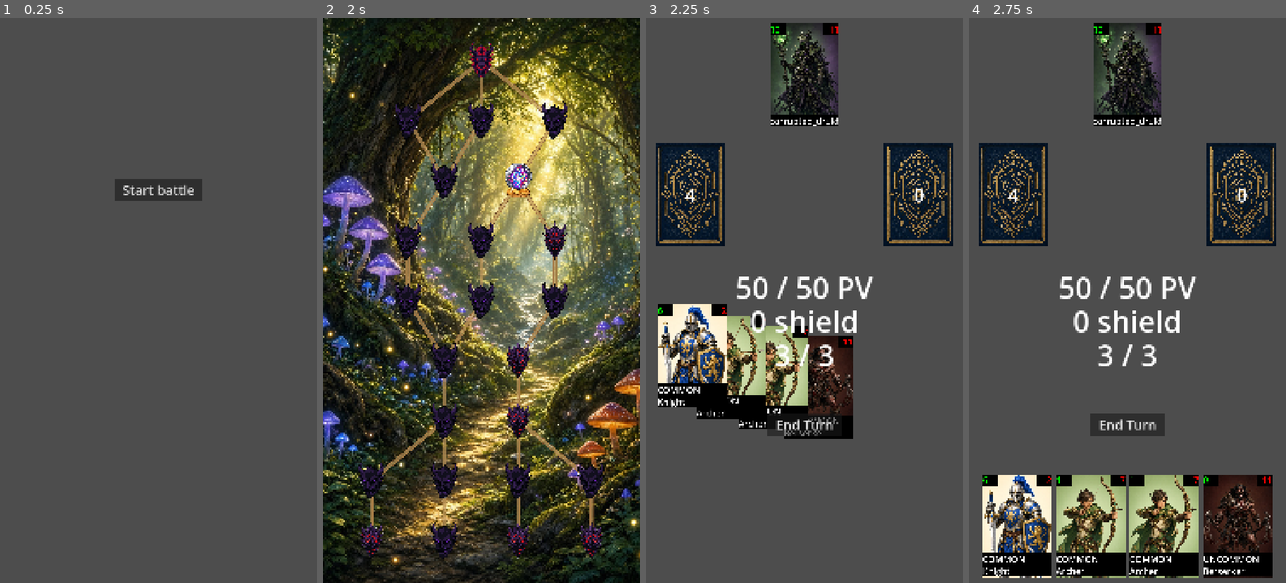
Above: before the commit, frames 1-4 (left to right).
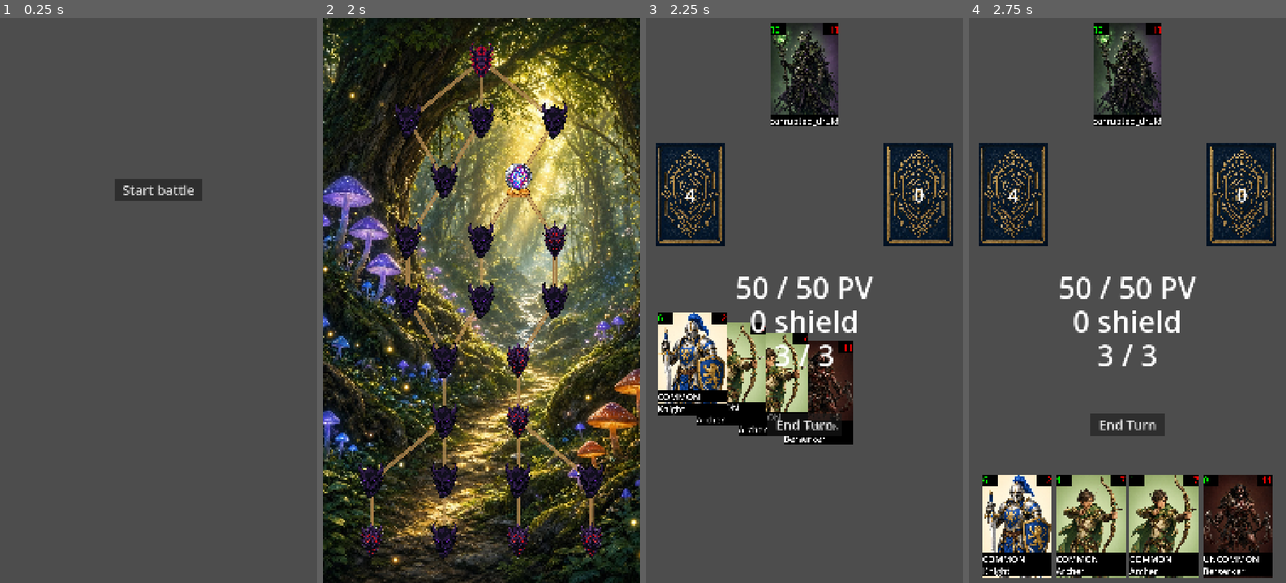
Above: after the commit, the same moments.

Repository: hugocardin/cardinDeckBuildingRoguelike
Game: Godot game, scene res://scenes/home/Home.tscn
The game is run twice, just before and just after one commit, with the same random seed, the same clock (stepped at 60 frames per second) and the same inputs.
Inputs (mouse positions are in pixels of both pictures, inside the frame that each line leads up to):
- Up to frame 1 (0.25 s): no input
- Up to frame 2 (2 s): click "Start battle" at 0.5 s; click "Knight" at 1.25 s
- Up to frame 3 (2.25 s): click (693, 537) at 2.02 s
- Up to frame 4 (2.75 s): no input

Frames 1-2 are identical in both runs. In frame 3, 6.8% of the frame differs, in the area x 3-66%, y 50-76%; in frame 4, nothing differs.

Commit message:
- Fixed card drawn by the Deck positiont to use the draw position instead of a constant, removed the deck and discard position constants. - Fixed the BattleVictory button status and text - Center the button in Shop

Diff:
--- a/components/deck/Deck.gd
+++ b/components/deck/Deck.gd
@@ -42,7 +42,7 @@
 	var new_card: Card = preload(Constants.CARD_SCENE_PATH).instantiate()
 
 	card_manager_reference.add_child(new_card)
-	new_card.global_position = Constants.DECK_POSITION
+	new_card.global_position = global_position
 
 	new_card.setup(card_instance, Constants.CARD_SCALE_DEFAULT)
 	player_hand_reference.add_card_to_hand(new_card, Constants.DECK_DRAW_DURATION)
--- a/scenes/battle_victory/BattleVictory.gd
+++ b/scenes/battle_victory/BattleVictory.gd
@@ -2,15 +2,17 @@
 
 var was_boss_battle: bool
 
+var next_battle_reference: Button
 var after_boss_go_home_reference: Button
 
 func _ready() -> void:
+	was_boss_battle = GameState.current_node != null and GameState.current_node.type == Constants.LevelType.WORLD_BOSS_BATTLE
+
+	next_battle_reference = $NextBattleButton
+	next_battle_reference.text = "Next World" if was_boss_battle else "Next Battle"
+
 	after_boss_go_home_reference = $AfterBossGoHome
-
-	was_boss_battle = GameState.current_node.type == Constants.LevelType.WORLD_BOSS_BATTLE
-
-	if was_boss_battle:
-		after_boss_go_home_reference.hide()
+	after_boss_go_home_reference.visible = was_boss_battle
 
 func _on_after_boss_go_home_pressed() -> void:
 	SceneManager.go_to_home()
--- a/scenes/shop/Shop.tscn
+++ b/scenes/shop/Shop.tscn
@@ -15,10 +15,10 @@
 alignment = 1
 
 [node name="SkipChoose" type="Button" parent="." unique_id=950626144]
-offset_left = 455.0
+offset_left = 390.0
 offset_top = 1149.0
-offset_right = 555.0
-offset_bottom = 1180.0
+offset_right = 690.0
+offset_bottom = 1224.0
 theme = ExtResource("2_3qebd")
 text = "Skip choose"
 
--- a/scripts/Constants.gd
+++ b/scripts/Constants.gd
@@ -10,9 +10,6 @@
 const CARD_INFINITE_UPGRADES := -1
 
 const DECK_DRAW_DURATION := 0.5
-const DECK_POSITION := Vector2(150, 550)
-
-const DISCARD_POSITION := Vector2(150, 550)
 
 const ENEMIES_HAND_TOP_MARGIN := 20
 const ENEMIES_Y := ENEMIES_HAND_TOP_MARGIN + CARD_HEIGHT / 2.0
--- a/scripts/GameState.gd
+++ b/scripts/GameState.gd
@@ -40,9 +40,8 @@
 	maximum_action = 3
 	all_player_cards = []
 	current_enemies = []
-	current_map_nodes = []
-	current_node = null
-	map_background_index = 0
+
+	reset_for_new_world()
 
 func reset_for_new_world() -> void:
 	current_map_nodes = []
--- a/scripts/SceneManager.gd
+++ b/scripts/SceneManager.gd
@@ -20,6 +20,8 @@
 	get_tree().change_scene_to_file("res://scenes/shop/Shop.tscn")
 
 func go_to_battle_victory() -> void:
+	GameState.set_enemies([])
+
 	get_tree().change_scene_to_file("res://scenes/battle_victory/BattleVictory.tscn")
 
 func _on_character_selected(character_name: String) -> void:
